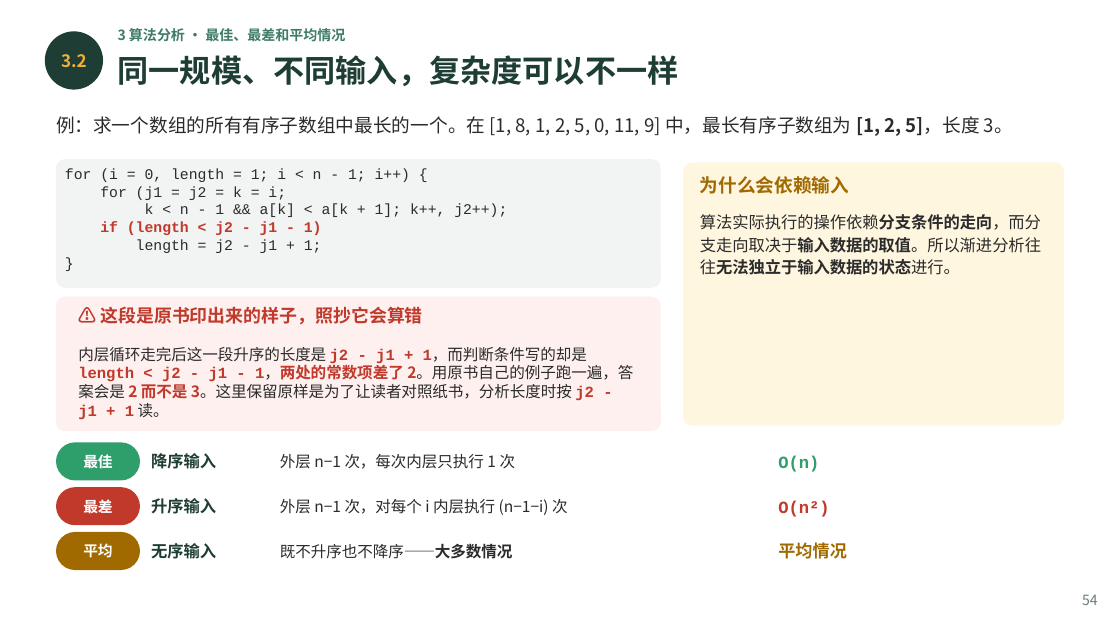
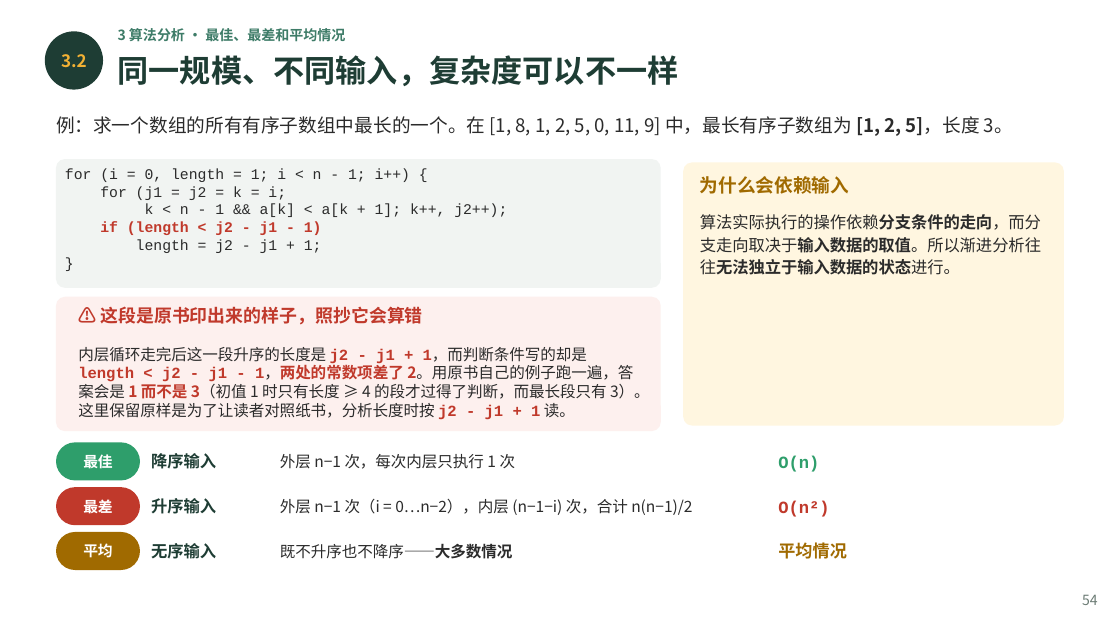
Before and after one commit to GMyhf/2026fall-cs201, a slide deck: slide 54 of courseware/202609_DSA_01_ADT_Floyd_Complexity.pptx. Drawn at 1120x630 pixels with LibreOffice and Linux fonts; fonts in the diff are those of the drawing. Boxes give left, top, right and bottom in pixels: in the first picture for what was removed or moved away, otherwise in the second. Text is boxed around its words. In the diff, an @@ line names an element or a change of style, - is before the commit and + after.

```diff
--- a/courseware/202609_DSA_01_ADT_Floyd_Complexity.pptx
+++ b/courseware/202609_DSA_01_ADT_Floyd_Complexity.pptx
@@ text at bbox=[78, 347, 650, 420]: text changed @@
-内层循环走完后这一段升序的长度是 j2 - j1 + 1，而判断条件写的却是 length < j2 - j1 - 1，两处的常数项差了 2。用原书自己的例子跑一遍，答案会是 2 而不是 3。这里保留原样是为了让读者对照纸书，分析长度时按 j2 - j1 + 1 读。
+内层循环走完后这一段升序的长度是 j2 - j1 + 1，而判断条件写的却是 length < j2 - j1 - 1，两处的常数项差了 2。用原书自己的例子跑一遍，答案会是 1 而不是 3（初值 1 时只有长度 ≥ 4 的段才过得了判断，而最长段只有 3）。这里保留原样是为了让读者对照纸书，分析长度时按 j2 - j1 + 1 读。
@@ text at bbox=[280, 499, 692, 515]: text changed @@
-外层 n−1 次，对每个 i 内层执行 (n−1−i) 次
+外层 n−1 次（i = 0…n−2），内层 (n−1−i) 次，合计 n(n−1)/2
```
Also in this commit, not shown: 11 other slides changed, 32 other files.
